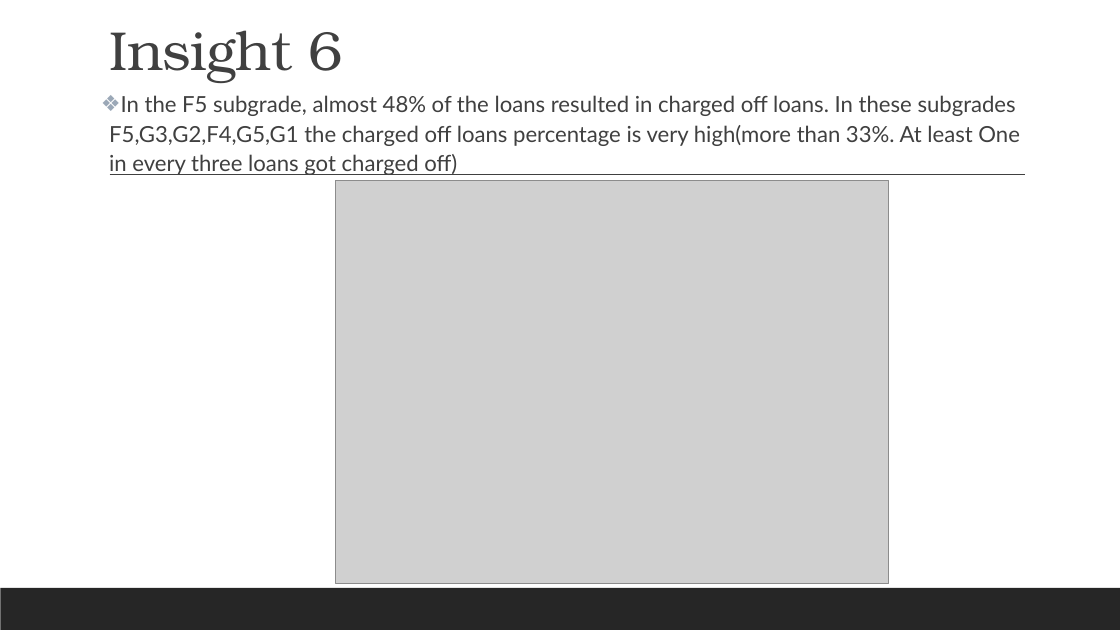
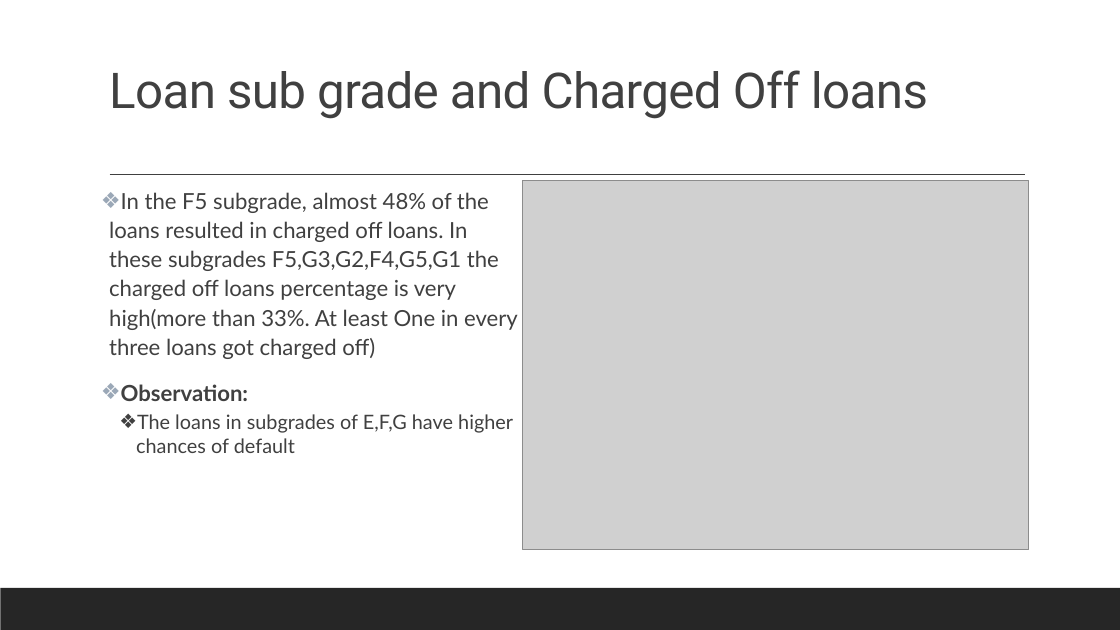
Before and after one commit to vidhyadharpandit/LendingClubCaseStudy, a slide deck: slide 13 of LendingClubCaseStudy-Presentation.pptx (slide 15 before the commit). Drawn at 1120x630 pixels with LibreOffice and Linux fonts; fonts in the diff are those of the drawing; grey boxes stand for pictures. Boxes give left, top, right and bottom in pixels: in the first picture for what was removed or moved away, otherwise in the second. Text is boxed around its words. In the diff, an @@ line names an element or a change of style, - is before the commit and + after.

```diff
--- a/LendingClubCaseStudy-Presentation.pptx
+++ b/LendingClubCaseStudy-Presentation.pptx
@@ title at bbox=[109, 70, 928, 119]: text changed; size 47 to 42.3 pt; font TeX Gyre Bonum to Roboto @@
-Insight 6
+Loan sub grade and Charged Off loans
@@ text "In the F5 subgrade, almost ...": place and size @@
-text "In the F5 subgrade, almost ..." at bbox=[109, 95, 1020, 175]
+text "In the F5 subgrade, almost ..." at bbox=[109, 192, 518, 453]
@@ picture: place and size @@
-picture at bbox=[336, 181, 889, 585]
+picture at bbox=[523, 181, 1029, 550]
@@ text at bbox=[121, 384, 513, 453]: paragraphs added @@
+❖ Observation:
+  ❖ The loans in subgrades of E,F,G have higher chances of default
```
Also in this commit, not shown: 11 other slides changed, 3 slides added, 5 slides removed, 2 other files.
